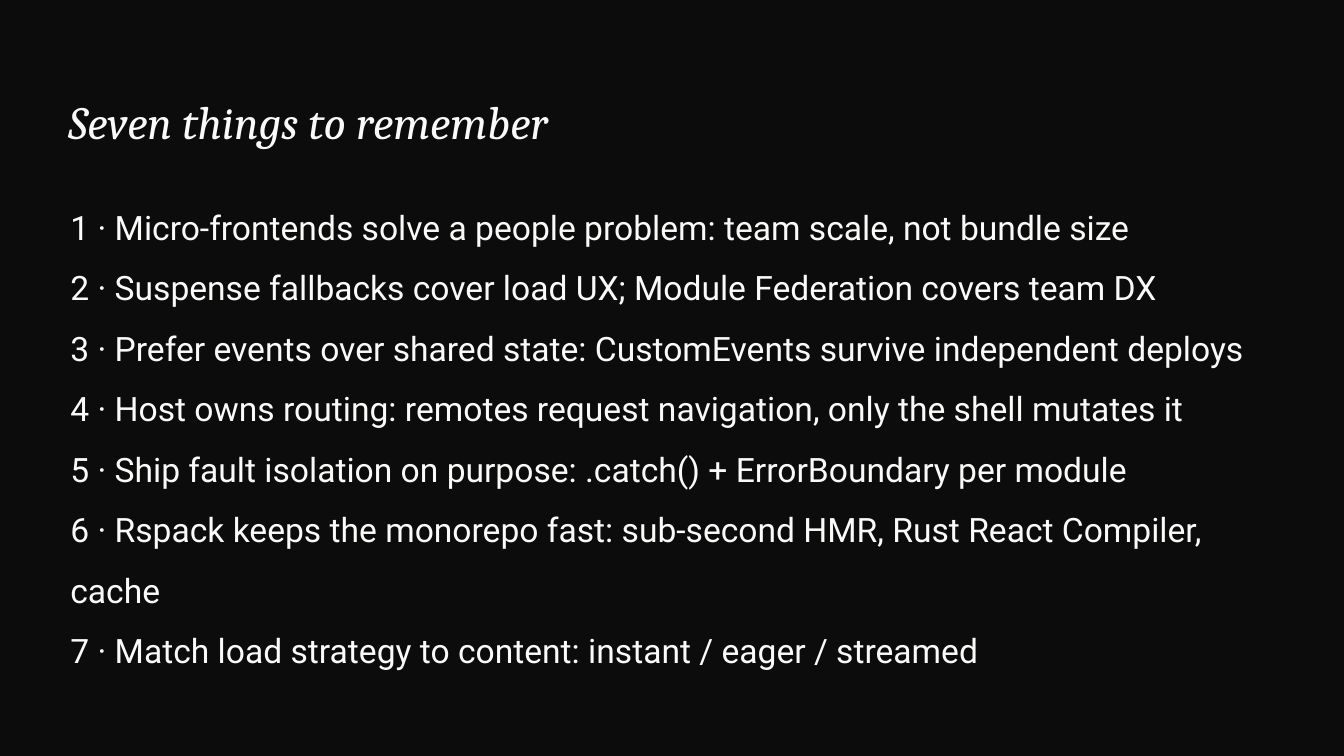
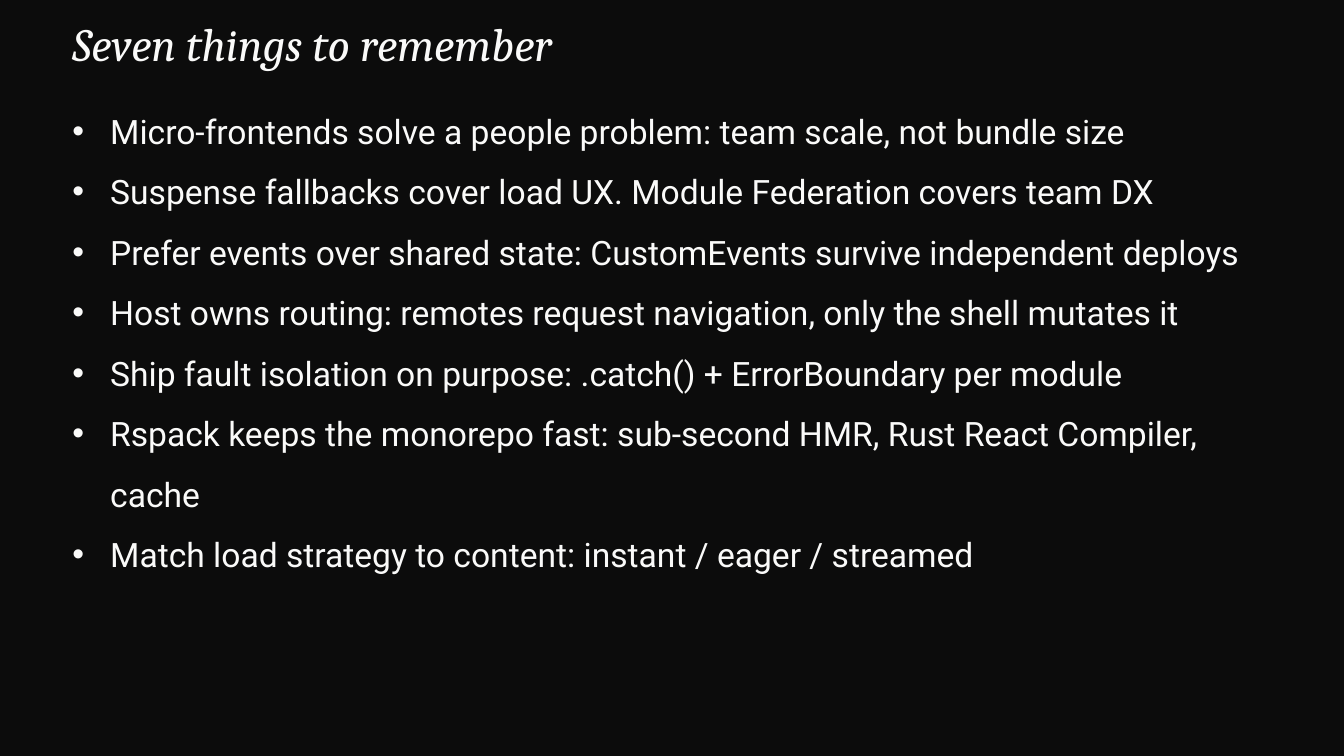
Before and after one commit to devlinduldulao/module-federation-demo, a slide deck: slide 44 of presentation/module-federation.pptx (slide 48 before the commit). Drawn at 1344x756 pixels with LibreOffice and Linux fonts; fonts in the diff are those of the drawing. Boxes give left, top, right and bottom in pixels: in the first picture for what was removed or moved away, otherwise in the second. Text is boxed around its words. In the diff, an @@ line names an element or a change of style, - is before the commit and + after.

```diff
--- a/presentation/module-federation.pptx
+++ b/presentation/module-federation.pptx
@@ text "Seven things to remember": place and size @@
-text "Seven things to remember" at [68,107,548,149]
+text "Seven things to remember" at [72,29,552,71]
@@ text at [110,118,1239,574]: text changed @@
-1 · Micro-frontends solve a people problem: team scale, not bundle size
-2 · Suspense fallbacks cover load UX; Module Federation covers team DX
-3 · Prefer events over shared state: CustomEvents survive independent deploys
-4 · Host owns routing: remotes request navigation, only the shell mutates it
-5 · Ship fault isolation on purpose: .catch() + ErrorBoundary per module
-6 · Rspack keeps the monorepo fast: sub-second HMR, Rust React Compiler, cache
-7 · Match load strategy to content: instant / eager / streamed
+• Micro-frontends solve a people problem: team scale, not bundle size
+• Suspense fallbacks cover load UX. Module Federation covers team DX
+• Prefer events over shared state: CustomEvents survive independent deploys
+• Host owns routing: remotes request navigation, only the shell mutates it
+• Ship fault isolation on purpose: .catch() + ErrorBoundary per module
+• Rspack keeps the monorepo fast: sub-second HMR, Rust React Compiler, cache
+• Match load strategy to content: instant / eager / streamed
```
Also in this commit, not shown: 11 other slides changed, 6 slides removed, 25 other files.
